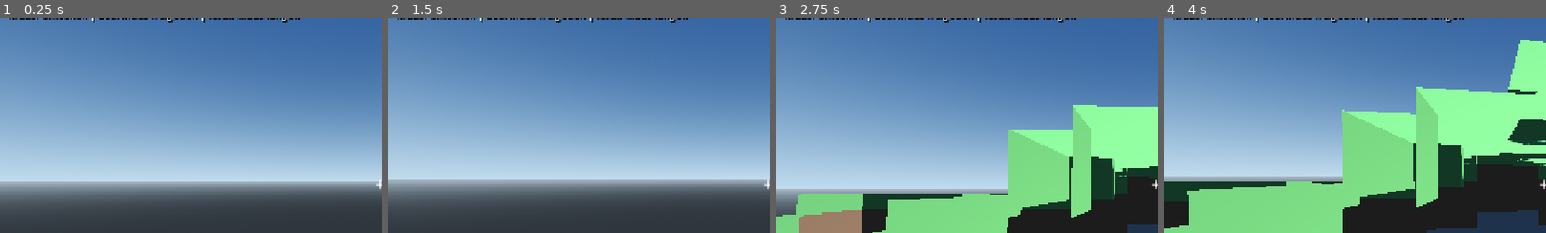
Above: before the commit, frames 1-4 (left to right).
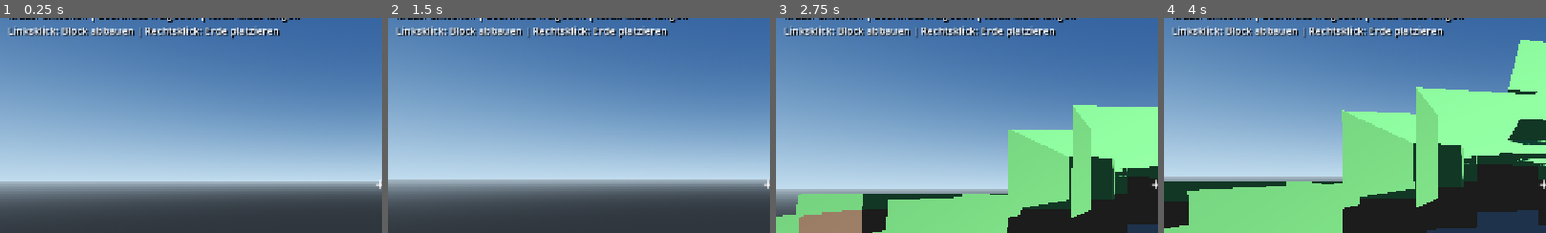
Above: after the commit, the same moments.

Repository: HazelTheSquirrel/Grimholt-Test
Game: Godot game, scene res://scenes/main.tscn
Same seed, same stepped clock (60 frames per second), same inputs: the game is played once before the commit and once after it.
Inputs (mouse positions are % of the whole screen's width and height, from its top left):
- Up to frame 1 (0.25 s): no input
- Up to frame 2 (1.5 s): tap Enter at 0.5 s; move the mouse to (55, 50) at 0.52 s; hold Shift (sprint) 0.53-1.28 s; hold W (move_forward) from 0.53 s (still down); click (55, 50) at 0.67 s; tap Space (jump) at 0.77 s; move the mouse to (45, 50) at 1.27 s; tap Shift (sprint) at 1.35 s; click (45, 50) at 1.42 s
- Up to frame 3 (2.75 s): keep holding W (move_forward); tap Space (jump) at 1.52 s; move the mouse to (52, 48) at 2.02 s; hold Shift (sprint) from 2.03 s (still down); click (52, 48) at 2.17 s
- Up to frame 4 (4 s): keep holding W (move_forward); tap Space (jump) at 2.75, 3.02, 3.77 s; move the mouse to (49, 52) at 2.77 s; release Shift (sprint) at 2.78 s; tap Shift (sprint) at 2.85 s; click (49, 52) at 2.92 s; tap Enter at 3.5 s; move the mouse to (57, 51) at 3.52 s; hold Shift (sprint) from 3.53 s (still down); click (57, 51) at 3.67 s
The pictures show only the part of the screen within x 0-50%, y 12-62%; the shares and areas given below are measured in that part.

The runs differ from the first frame. In frame 1, 2.3% of the frame differs, in the area x 2-74%, y 3-10%; in frame 2, 2.3%; in frame 3, 2.3%; in frame 4, 2.3%.

Commit message:
Add voxel editing and persistent world saves

Diff:
--- a/scripts/main.gd
+++ b/scripts/main.gd
@@ -14,6 +14,7 @@
     player.name = "Player"
     add_child(player)
     player.global_position = Vector3(0.0, 43.0, 0.0)
+    player.set_world(world)
     world.set_player(player)
 
 func _setup_environment() -> void:
--- a/scripts/player_controller.gd
+++ b/scripts/player_controller.gd
@@ -5,9 +5,12 @@
 const SPRINT_SPEED := 10.0
 const JUMP_VELOCITY := 5.8
 const MOUSE_SENSITIVITY := 0.0022
+const INTERACTION_DISTANCE := 6.0
+const Blocks = preload("res://scripts/world/block_registry.gd")
 
 var camera_pivot: Node3D
 var camera: Camera3D
+var interaction_world: GrimholtWorld
 var gravity: float = ProjectSettings.get_setting("physics/3d/default_gravity")
 
 func _ready() -> void:
@@ -15,6 +18,9 @@
     _build_body()
     _build_hud()
     Input.mouse_mode = Input.MOUSE_MODE_CAPTURED
+
+func set_world(world: GrimholtWorld) -> void:
+    interaction_world = world
 
 func _create_input_actions() -> void:
     _add_key_action("move_forward", KEY_W)
@@ -61,7 +67,7 @@
     hud.add_theme_color_override("font_shadow_color", Color(0.0, 0.0, 0.0, 0.9))
     hud.add_theme_constant_override("shadow_offset_x", 2)
     hud.add_theme_constant_override("shadow_offset_y", 2)
-    hud.text = "GRIMHOLT – VOXEL TESTWELT\nWASD: Bewegen | SHIFT: Sprint | LEERTASTE: Springen\nMaus: Umsehen | ESC: Maus freigeben | Klick: Maus fangen"
+    hud.text = "GRIMHOLT – VOXEL TESTWELT\nWASD: Bewegen | SHIFT: Sprint | LEERTASTE: Springen\nMaus: Umsehen | ESC: Maus freigeben | Klick: Maus fangen\nLinksklick: Block abbauen | Rechtsklick: Erde platzieren"
     layer.add_child(hud)
     var crosshair := Label.new()
     crosshair.text = "+"
@@ -77,8 +83,32 @@
         camera_pivot.rotation.x = clampf(camera_pivot.rotation.x, deg_to_rad(-88.0), deg_to_rad(88.0))
     if event is InputEventKey and event.pressed and not event.echo and event.keycode == KEY_ESCAPE:
         Input.mouse_mode = Input.MOUSE_MODE_VISIBLE
-    if event is InputEventMouseButton and event.pressed and Input.mouse_mode == Input.MOUSE_MODE_VISIBLE:
-        Input.mouse_mode = Input.MOUSE_MODE_CAPTURED
+    if event is InputEventMouseButton and event.pressed:
+        if Input.mouse_mode == Input.MOUSE_MODE_VISIBLE:
+            Input.mouse_mode = Input.MOUSE_MODE_CAPTURED
+        elif event.button_index == MOUSE_BUTTON_LEFT:
+            _interact_with_world(false)
+        elif event.button_index == MOUSE_BUTTON_RIGHT:
+            _interact_with_world(true)
+
+func _interact_with_world(place_block: bool) -> void:
+    if interaction_world == null or camera == null:
+        return
+    var origin := camera.global_position
+    var endpoint := origin - camera.global_transform.basis.z * INTERACTION_DISTANCE
+    var query := PhysicsRayQueryParameters3D.create(origin, endpoint)
+    query.exclude = [get_rid()]
+    query.collision_mask = 1
+    var hit := get_world_3d().direct_space_state.intersect_ray(query)
+    if hit.is_empty():
+        return
+    var normal: Vector3 = hit.normal
+    var target_position: Vector3 = hit.position + normal * 0.01 if place_block else hit.position - normal * 0.01
+    var voxel_position := Vector3i(target_position.floor())
+    if place_block:
+        interaction_world.set_voxel(voxel_position, Blocks.DIRT)
+    else:
+        interaction_world.set_voxel(voxel_position, Blocks.AIR)
 
 func _physics_process(delta: float) -> void:
     if not is_on_floor():
--- a/scripts/world/world_generator.gd
+++ b/scripts/world/world_generator.gd
@@ -4,6 +4,9 @@
 const Config = preload("res://scripts/core/world_config.gd")
 const ChunkScript = preload("res://scripts/world/voxel_chunk.gd")
 const Blocks = preload("res://scripts/world/block_registry.gd")
+
+const SAVE_ROOT := "user://worlds/default"
+const SAVE_VERSION := 1
 
 @export var world_seed: int = Config.DEFAULT_SEED
 @export var load_radius: int = Config.LOAD_RADIUS
@@ -11,10 +14,15 @@
 var terrain_noise := FastNoiseLite.new()
 var tracked_player: Node3D
 var stream_timer: float = 0.0
+var modified_blocks: Dictionary = {}
 
 func _ready() -> void:
+    _load_world_metadata()
     _configure_noise()
     _load_chunks_around(Vector2i.ZERO)
+
+func _exit_tree() -> void:
+    save_world()
 
 func set_player(player: Node3D) -> void:
     tracked_player = player
@@ -52,6 +60,7 @@
             chunk.chunk_coord = coord
             chunk.position = Vector3(x * Config.CHUNK_SIZE, 0.0, z * Config.CHUNK_SIZE)
             chunk.generate(terrain_noise)
+            _apply_saved_changes(chunk)
             add_child(chunk)
             chunks[coord] = chunk
             chunk.build_mesh(self)
@@ -87,6 +96,132 @@
     var chunk: GrimholtVoxelChunk = chunks[coord]
     return chunk.get_voxel_local(local_x, world_position.y, local_z)
 
+func set_voxel(world_position: Vector3i, block_id: int) -> bool:
+    if world_position.y < 0 or world_position.y >= Config.WORLD_HEIGHT:
+        return false
+    if block_id < Blocks.AIR or block_id > Blocks.SAND:
+        return false
+    var chunk_x := floori(float(world_position.x) / Config.CHUNK_SIZE)
+    var chunk_z := floori(float(world_position.z) / Config.CHUNK_SIZE)
+    var coord := Vector2i(chunk_x, chunk_z)
+    if not chunks.has(coord):
+        return false
+    var local_x := world_position.x - chunk_x * Config.CHUNK_SIZE
+    var local_z := world_position.z - chunk_z * Config.CHUNK_SIZE
+    var chunk: GrimholtVoxelChunk = chunks[coord]
+    if chunk.get_voxel_local(local_x, world_position.y, local_z) == block_id:
+        return false
+    chunk.set_voxel_local(local_x, world_position.y, local_z, block_id)
+    var key := _voxel_key(world_position)
+    modified_blocks[key] = block_id
+    chunk.build_mesh(self)
+    if local_x == 0:
+        _rebuild_one_neighbor(coord + Vector2i(-1, 0))
+    elif local_x == Config.CHUNK_SIZE - 1:
+        _rebuild_one_neighbor(coord + Vector2i(1, 0))
+    if local_z == 0:
+        _rebuild_one_neighbor(coord + Vector2i(0, -1))
+    elif local_z == Config.CHUNK_SIZE - 1:
+        _rebuild_one_neighbor(coord + Vector2i(0, 1))
+    _save_chunk(coord)
+    return true
+
+func _rebuild_one_neighbor(coord: Vector2i) -> void:
+    if chunks.has(coord):
+        var neighbor: GrimholtVoxelChunk = chunks[coord]
+        neighbor.build_mesh(self)
+
+func _voxel_key(position: Vector3i) -> String:
+    return "%d,%d,%d" % [position.x, position.y, position.z]
+
+func _chunk_path(coord: Vector2i) -> String:
+    return "%s/chunks/%d_%d.json" % [SAVE_ROOT, coord.x, coord.y]
+
+func _apply_saved_changes(chunk: GrimholtVoxelChunk) -> void:
+    var path := _chunk_path(chunk.chunk_coord)
+    if not FileAccess.file_exists(path):
+        return
+    var file := FileAccess.open(path, FileAccess.READ)
+    if file == null:
+        push_warning("Grimholt: Chunk-Speicherdatei konnte nicht gelesen werden: " + path)
+        return
+    var parsed: Variant = JSON.parse_string(file.get_as_text())
+    if not parsed is Dictionary or int(parsed.get("version", -1)) != SAVE_VERSION:
+        push_warning("Grimholt: Ungültige oder inkompatible Chunk-Datei: " + path)
+        return
+    var entries: Variant = parsed.get("blocks", [])
+    if not entries is Array:
+        push_warning("Grimholt: Beschädigte Blockdaten in " + path)
+        return
+    for entry in entries:
+        if not entry is Array or entry.size() != 2:
+            continue
+        var index := int(entry[0])
+        var block_id := int(entry[1])
+        if index < 0 or index >= chunk.voxels.size() or block_id < Blocks.AIR or block_id > Blocks.SAND:
+            continue
+        chunk.voxels[index] = block_id
+        var local_x := index % Config.CHUNK_SIZE
+        var local_z := floori(float(index) / Config.CHUNK_SIZE) % Config.CHUNK_SIZE
+        var local_y := floori(float(index) / (Config.CHUNK_SIZE * Config.CHUNK_SIZE))
+        var world_position := Vector3i(chunk.chunk_coord.x * Config.CHUNK_SIZE + local_x, local_y, chunk.chunk_coord.y * Config.CHUNK_SIZE + local_z)
+        modified_blocks[_voxel_key(world_position)] = block_id
+
+func _save_chunk(coord: Vector2i) -> void:
+    var chunk: GrimholtVoxelChunk = chunks.get(coord)
+    if chunk == null:
+        return
+    var entries: Array = []
+    for key in modified_blocks:
+        var parts := String(key).split(",")
+        if parts.size() != 3:
+            continue
+        var world_x := int(parts[0])
+        var world_y := int(parts[1])
+        var world_z := int(parts[2])
+        if floori(float(world_x) / Config.CHUNK_SIZE) != coord.x or floori(float(world_z) / Config.CHUNK_SIZE) != coord.y:
+            continue
+        var local_x := world_x - coord.x * Config.CHUNK_SIZE
+        var local_z := world_z - coord.y * Config.CHUNK_SIZE
+        var index := (world_y * Config.CHUNK_SIZE + local_z) * Config.CHUNK_SIZE + local_x
+        entries.append([index, int(modified_blocks[key])])
+    var directory_error := DirAccess.make_dir_recursive_absolute(ProjectSettings.globalize_path(SAVE_ROOT + "/chunks"))
+    if directory_error != OK:
+        push_error("Grimholt: Speicherverzeichnis konnte nicht erstellt werden.")
+        return
+    var file := FileAccess.open(_chunk_path(coord), FileAccess.WRITE)
+    if file == null:
+        push_error("Grimholt: Chunk konnte nicht gespeichert werden: " + _chunk_path(coord))
+        return
+    file.store_string(JSON.stringify({"version": SAVE_VERSION, "blocks": entries}))
+
+func _load_world_metadata() -> void:
+    var path := SAVE_ROOT + "/world.json"
+    if not FileAccess.file_exists(path):
+        return
+    var file := FileAccess.open(path, FileAccess.READ)
+    if file == null:
+        push_warning("Grimholt: Welt-Metadaten konnten nicht gelesen werden.")
+        return
+    var parsed: Variant = JSON.parse_string(file.get_as_text())
+    if parsed is Dictionary and int(parsed.get("version", -1)) == SAVE_VERSION:
+        world_seed = int(parsed.get("seed", world_seed))
+    else:
+        push_warning("Grimholt: Welt-Metadaten sind ungültig oder inkompatibel.")
+
+func save_world() -> void:
+    var directory_error := DirAccess.make_dir_recursive_absolute(ProjectSettings.globalize_path(SAVE_ROOT))
+    if directory_error != OK:
+        push_error("Grimholt: Welt-Speicherverzeichnis konnte nicht erstellt werden.")
+        return
+    var metadata := FileAccess.open(SAVE_ROOT + "/world.json", FileAccess.WRITE)
+    if metadata == null:
+        push_error("Grimholt: Welt-Metadaten konnten nicht gespeichert werden.")
+        return
+    metadata.store_string(JSON.stringify({"version": SAVE_VERSION, "seed": world_seed, "generator_version": 1}))
+    for key in chunks:
+        _save_chunk(key)
+
 func get_height_at(world_x: int, world_z: int) -> int:
     var value := terrain_noise.get_noise_2d(float(world_x), float(world_z))
     return clampi(roundi(Config.TERRAIN_BASE_HEIGHT + value * Config.TERRAIN_HEIGHT_SCALE), 2, Config.WORLD_HEIGHT - 2)
Not shown, added: .github/workflows/godot-check.yml
Not shown, changed: README.md
Not shown, changed: docs/ROADMAP.md
